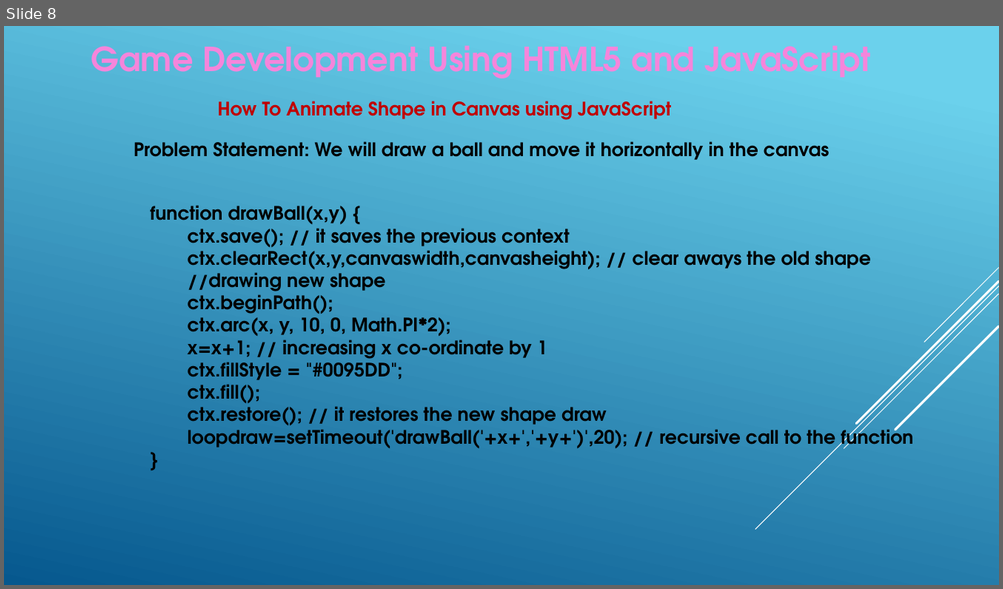
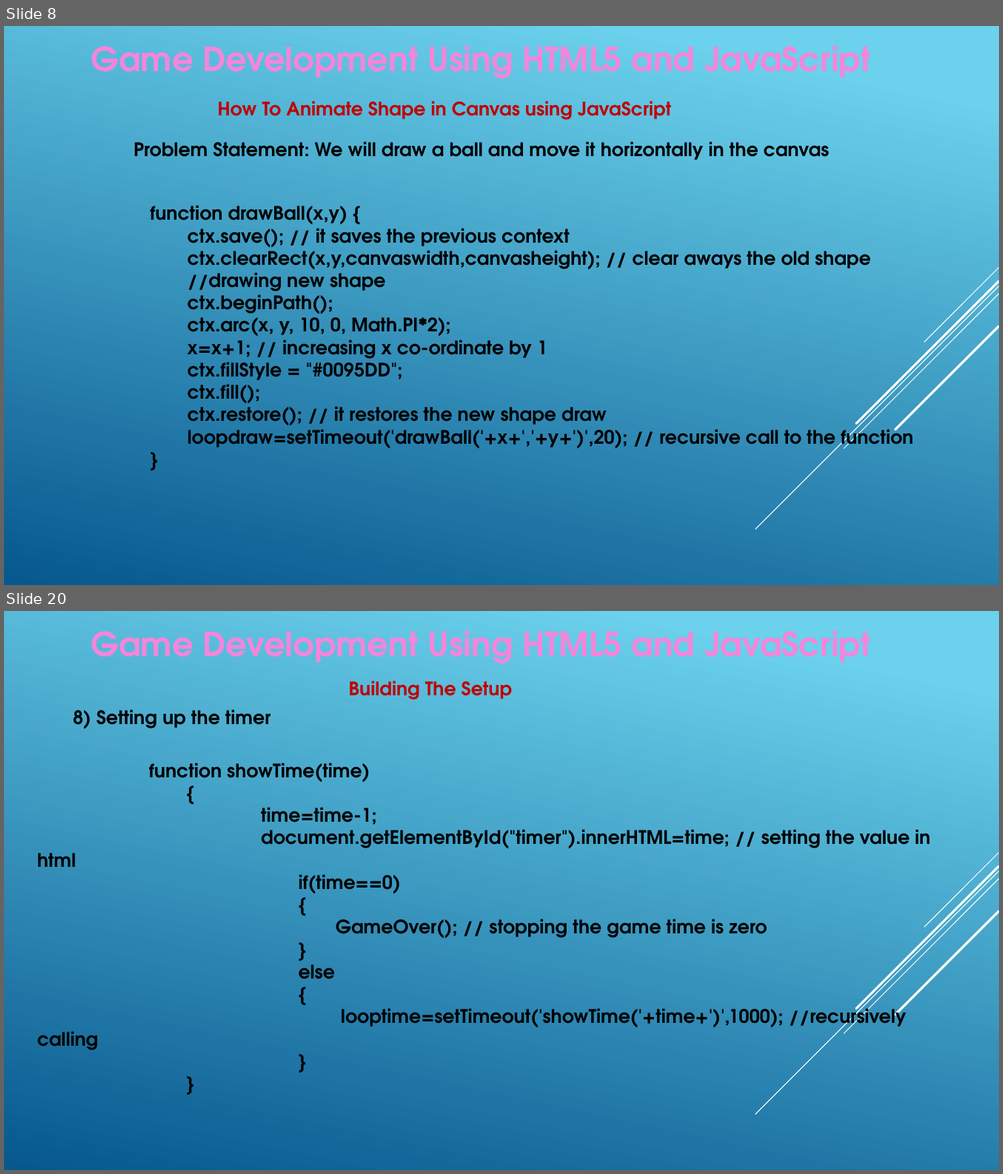
Before and after one commit to alok001/GameDevelopmentJS, a slide deck: GameDevelopment_Session.pptx. Shown one above the other, each under a label of ours: slide 8 before the commit, slides 8 and 20 after it; the slides between them are not shown. The pictures are 1003x589 and 1003x1174 pixels, drawn with LibreOffice and Linux fonts; fonts in the diff are those of the drawing. Boxes give left, top, right and bottom in pixels: in the first picture for what was removed or moved away, otherwise in the second. Text is boxed around its words. In the diff, an @@ line names an element or a change of style, - is before the commit and + after.

Commit message:
latest game is here

```diff
--- a/GameDevelopment_Session.pptx
+++ b/GameDevelopment_Session.pptx
@@ slide 20 added at bbox=[4, 611, 999, 1170], background gradient #6ED2EB to #06588E; not listed: 5 template elements that a slide beside it also shows @@
@@ text added at bbox=[91, 630, 871, 664], 32 pt, text #F585DB, bold @@
+Game Development Using HTML5 and JavaScript
@@ text added at bbox=[349, 681, 512, 700], 18 pt, text #C00000, bold @@
+Building The Setup
@@ text added at bbox=[73, 709, 270, 729], 18 pt, text #000000, bold @@
+8) Setting up the timer
@@ text added at bbox=[37, 763, 930, 1051], 18 pt, text #000000, bold @@
+function showTime(time)
+{
+time=time-1;
+document.getElementById("timer").innerHTML=time; // setting the value in html
+if(time==0)
+{
+GameOver(); // stopping the game time is zero
+}
+else
+{
+looptime=setTimeout('showTime('+time+')',1000); //recursively calling
+}
+}
```
Also in this commit, not shown: 1 slide changed, 11 other slides added.
